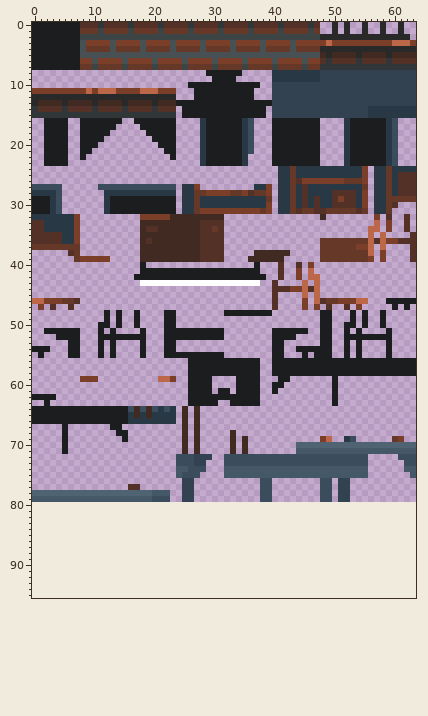
Sprite sheet -- resources/tilesets/bar.png. The first picture shows the starting point.
The file is 64x80 pixels. The old version is drawn lined up with the new one, on the new canvas.
Once edited:
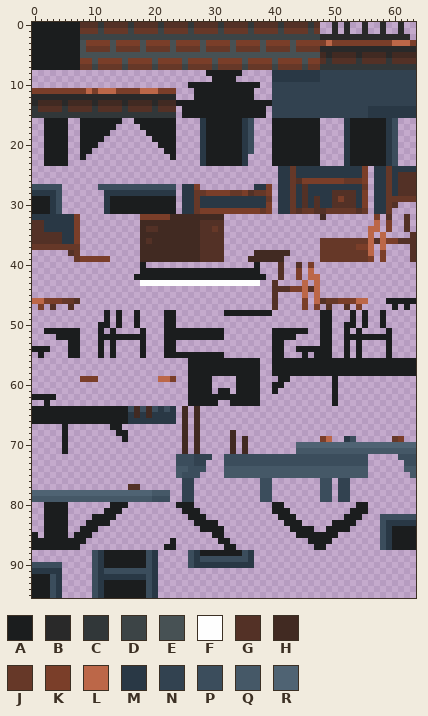
Palette (. is transparent): A #1b1d1e  B #292929  C #313739  D #3c4446  E #475154  F #fefefe  G #533126  H #412a22  J #663828  K #7a3e29  L #bc6748  M #293845  N #324250  P #3b4d5c  Q #455867  R #4f6373
Difference:
canvas 64x80 -> 64x96
y 80: x 2..5 .... -> AAAA; x 13..15 ... -> AAA; x 24..26 ... -> AAA; x 40..41 .. -> AA; x 54..55 .. -> AA
y 81: x 2..5 .... -> AAAA; x 12..14 ... -> AAA; x 25..27 ... -> AAA; x 40..42 ... -> AAA; x 53..55 ... -> AAA
y 82: x 2..5 .... -> AAAA; x 10..13 .... -> AAAA; x 26..28 ... -> AAA; x 41..43 ... -> AAA; x 52..54 ... -> AAA; x 58..63 ...... -> PPPPPP
y 83: x 2..5 .... -> AAAA; x 9..12 .... -> AAAA; x 27..30 .... -> AAAA; x 42..44 ... -> AAA; x 50..53 .... -> AAAA; x 58..63 ...... -> PMMMMM
y 84: x 2..5 .... -> AAAA; x 8..10 ... -> AAA; x 28..31 .... -> AAAA; x 43..46 .... -> AAAA; x 49..52 .... -> AAAA; x 58..63 ...... -> PMAAAA
y 85: x 0 . -> A; x 2..5 .... -> AAAA; x 7..9 ... -> AAA; x 30..31 .. -> AA; x 44..50 ....... -> AAAAAAA; x 58..63 ...... -> PMAAAA
y 86: x 0..8 ......... -> AAAAAAAAA; x 23 . -> A; x 31..32 .. -> AA; x 46..49 .... -> AAAA; x 58..63 ...... -> PMAAAA
y 87: x 0..7 ........ -> AAAAAAAA; x 22..23 .. -> AA; x 32..33 .. -> AA; x 47..48 .. -> AA; x 58..63 ...... -> PMAAAA
y 88: x 10..20 ........... -> PMAAAAAAAPM; x 26..36 ........... -> PMAAAAAAAPM
y 89: x 10..20 ........... -> PMAAAAAAAPM; x 26..36 ........... -> PMPPPPPPPPM
y 90: x 0..4 ..... -> PPPPP; x 10..20 ........... -> PMAAAAAAAPM; x 26..36 ........... -> PMMMMMMMMMM
y 91: x 0..4 ..... -> MMMMM; x 10..20 ........... -> PMPPPPPPPPM
y 92: x 0..4 ..... -> AAAPM; x 10..20 ........... -> PMMMMMMMMPM
y 93..95: x 0..4 ..... -> AAAPM; x 10..20 ........... -> PMAAAAAAAPM
Where, in picture pixels (left, top, right, bottom), the same in both pictures:
added: (32, 502, 254, 598)
added: (272, 502, 416, 550)
